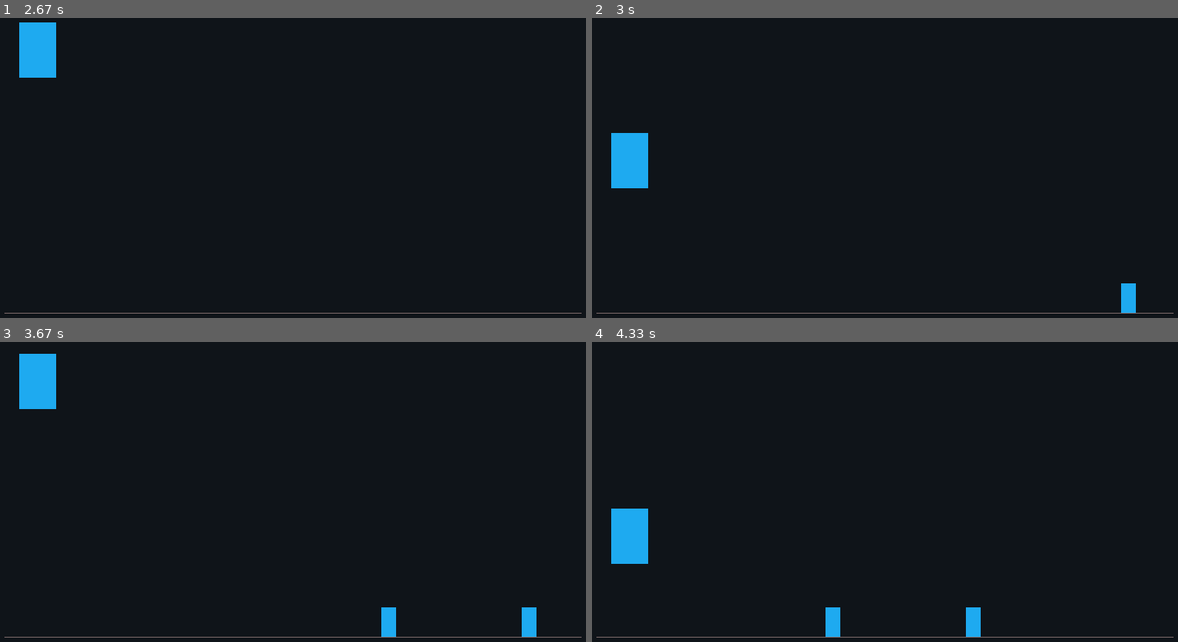
Above: before the commit, frames 1-4 (two rows, left to right).
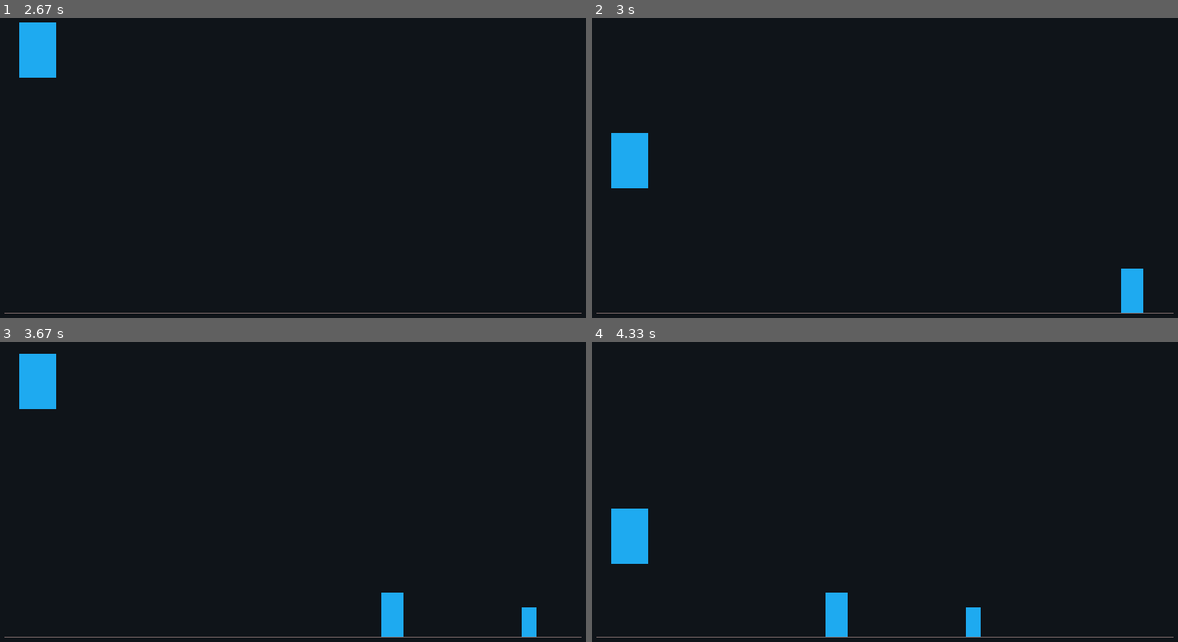
Above: after the commit, the same moments.

Repository: Yt027/Test-Projects
Game: pygame game, started from Python/tux-run/main.py
The game is run twice, just before and just after one commit, with the same random seed, the same clock (stepped at 60 frames per second) and the same inputs.
Inputs:
- Up to frame 1 (2.67 s): tap Space at 0.33, 1.23, 1.53, 2.23, 2.53 s
- Up to frame 2 (3 s): tap Space at 2.8 s
- Up to frame 3 (3.67 s): tap Space at 3.13, 3.43, 3.57 s
- Up to frame 4 (4.33 s): tap Space at 3.97, 4.27 s

Frame 1 is identical in both runs. In frame 2, 0.3% of the frame differs, in the area x 90-95%, y 83-99%; in frame 3, 0.3%; in frame 4, 0.3%.

Commit message:
Updated logic: random enemy type

Diff:
--- a/Python/tux-run/main.py
+++ b/Python/tux-run/main.py
@@ -8,7 +8,7 @@
 pygame.display.set_caption("Tux Run")
 
 def add_OBS():
-    GAME["OBS"].append([SCREEN_WIDTH + 10, GROUND - 40, 20, 40])
+    GAME["OBS"].append(GAME["OBJ"][randint(0, 2)])
 
 
 # Game function
--- a/Python/tux-run/variables.py
+++ b/Python/tux-run/variables.py
@@ -18,7 +18,7 @@
         # List of game obstacle types
         [SCREEN_WIDTH + 10, GROUND - 40, 20, 40], # Small cactus
         [SCREEN_WIDTH + 10, GROUND - 60, 30, 60], # Large cactus
-        [SCREEN_WIDTH + 10, GROUND - 30, 40, 30]  # Bird
+        [SCREEN_WIDTH + 10, GROUND - 130, 40, 30]  # Bird
     ],
     "OBS": [
         # List of current obstacles on screen
